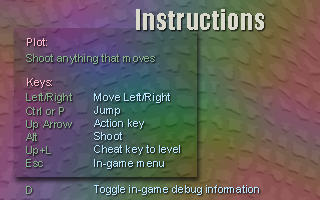
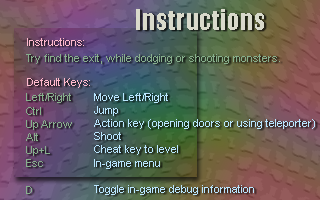
Comparing the layer stacks of the two 320x200 images. Changes:
painted on "Plot: Keys:" over [28, 38, 90, 88]
painted on "Move Left/Right Jump Action key" over [96, 93, 315, 195]
painted on "Shoot anything that moves Le" over [26, 54, 280, 167]
added layer "Layer 1" over [26, 9, 318, 197]
